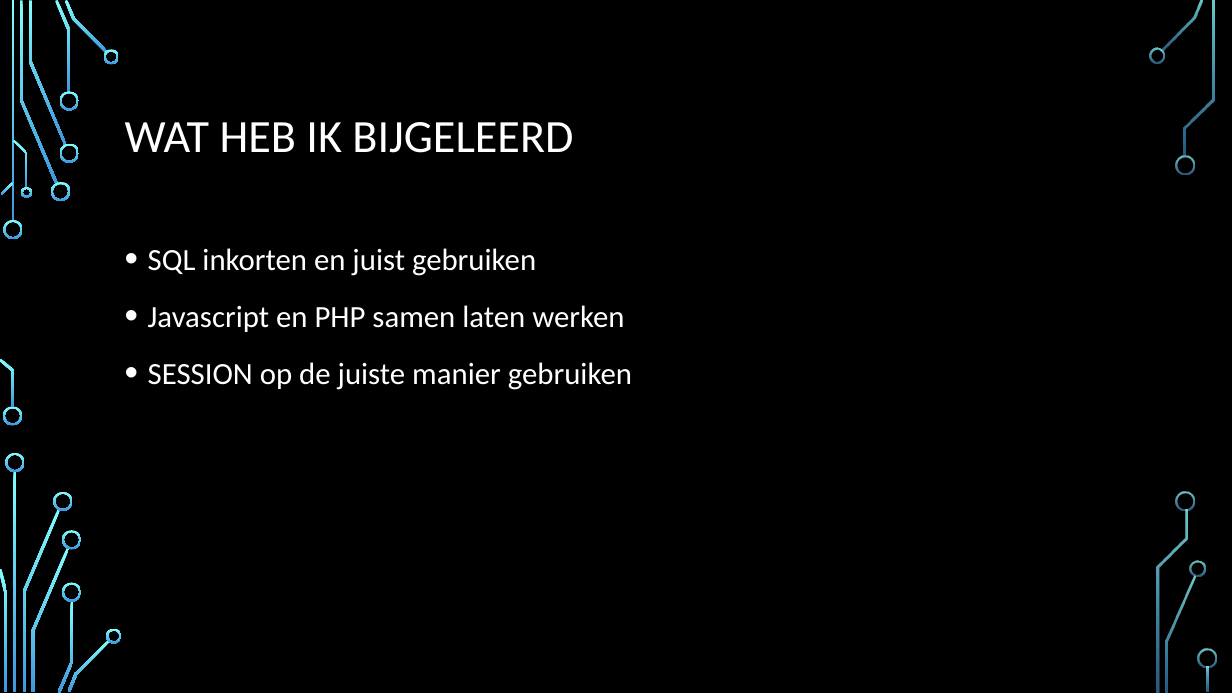
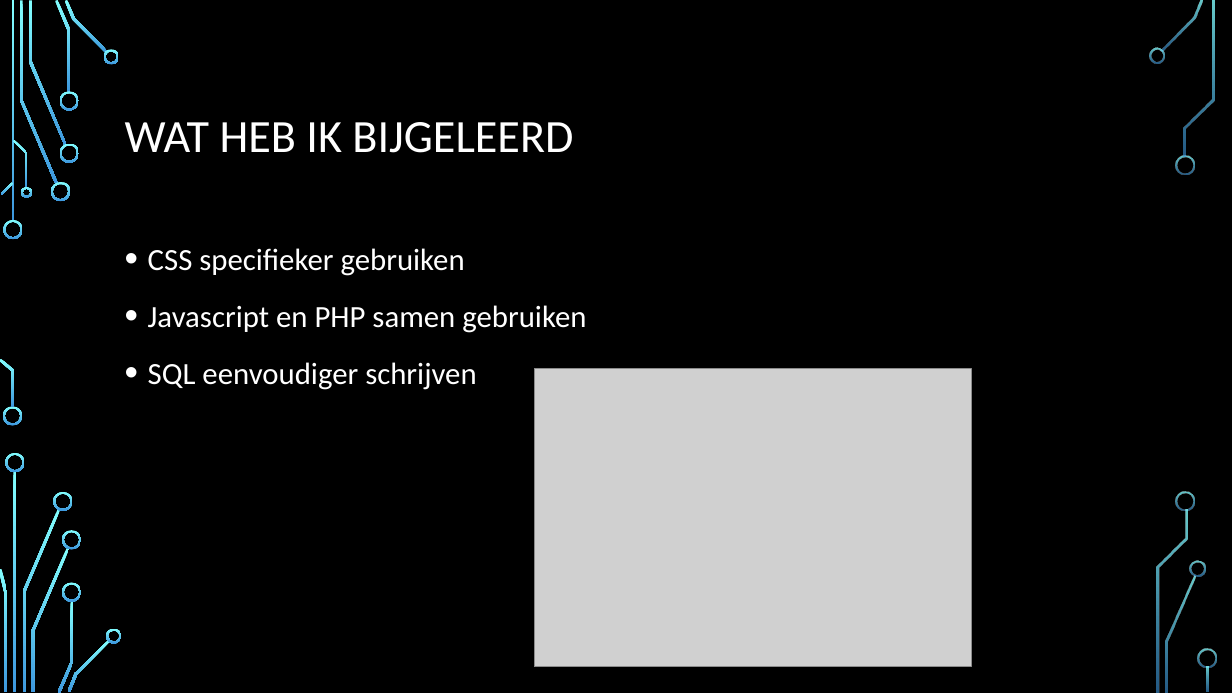
Before and after one commit to ZenoBoumerkhoufa/GuitarWorld, a slide deck: slide 8 of GIP/documents/Guitarworld.pptx (slide 7 before the commit). Drawn at 1232x693 pixels with LibreOffice and Linux fonts; fonts in the diff are those of the drawing; grey boxes stand for pictures; background and template pictures are left out. Boxes give left, top, right and bottom in pixels: in the first picture for what was removed or moved away, otherwise in the second. Text is boxed around its words. In the diff, an @@ line names an element or a change of style, - is before the commit and + after.

```diff
--- a/GIP/documents/Guitarworld.pptx
+++ b/GIP/documents/Guitarworld.pptx
@@ text at (148, 248, 586, 390): text changed @@
-• SQL inkorten en juist gebruiken
-• Javascript en PHP samen laten werken
-• SESSION op de juiste manier gebruiken
+• CSS specifieker gebruiken
+• Javascript en PHP samen gebruiken
+• SQL eenvoudiger schrijven
@@ picture added at (534, 369, 971, 667) @@
```
Also in this commit, not shown: 3 other slides changed, 7 slides added, 5 slides removed, 19 other files.
